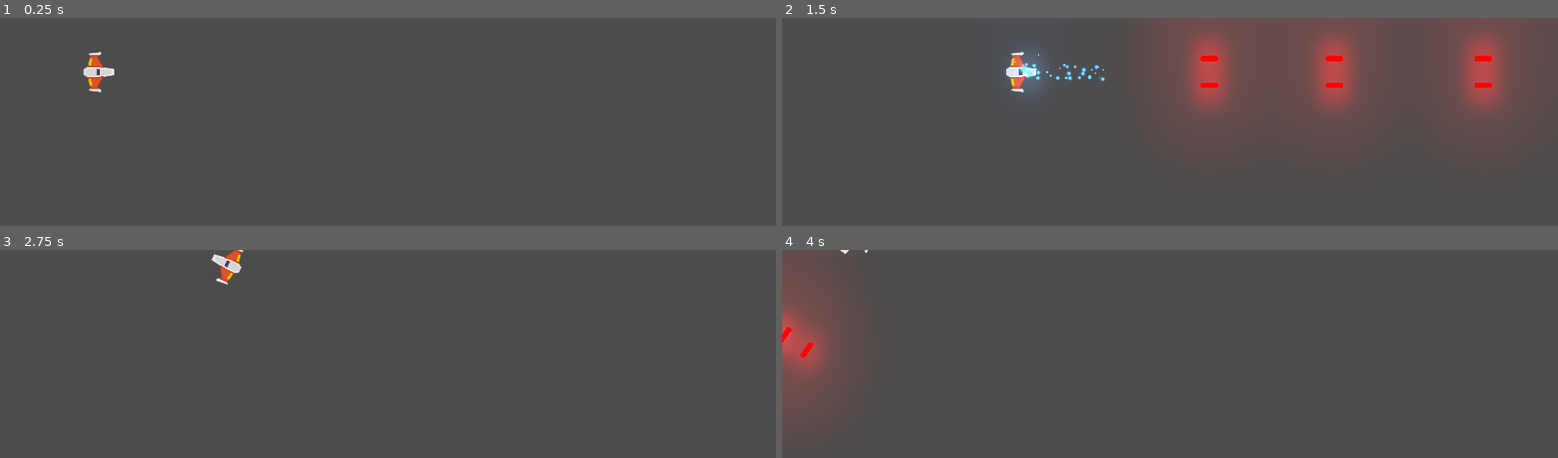
Above: before the commit, frames 1-4 (two rows, left to right).
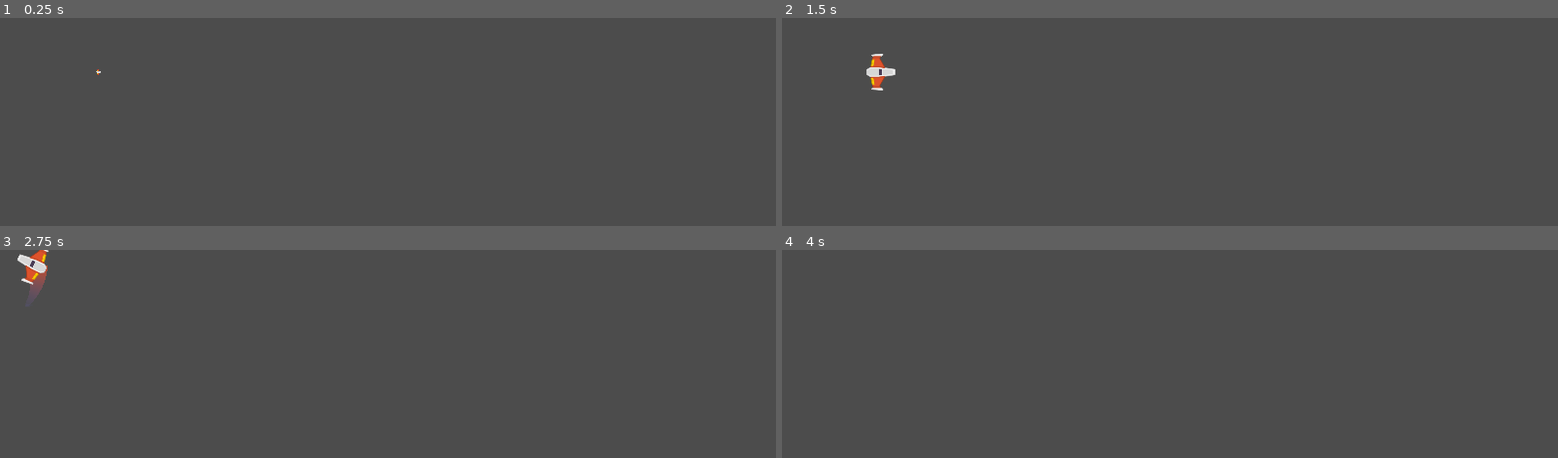
Above: after the commit, the same moments.

Repository: AgustinCampanella/PixelLab-Etapa3
Game: Godot game, scene res://Juego/Niveles/NivelTest.tscn
Same seed, same stepped clock (60 frames per second), same inputs: the game is played once before the commit and once after it.
Inputs:
- Up to frame 1 (0.25 s): no input
- Up to frame 2 (1.5 s): tap Enter at 0.5 s; hold W (mover_adelante) 0.53-1.28 s; hold K (disparo_principal) 0.53-1.28 s; hold S (mover_atras) from 1.28 s (still down); tap L (disparo_secundario) at 1.35 s
- Up to frame 3 (2.75 s): release S (mover_atras) at 2.03 s; hold W (mover_adelante) from 2.03 s (still down); hold A (rotar_antihorario) from 2.03 s (still down)
- Up to frame 4 (4 s): release A (rotar_antihorario) at 2.78 s; tap D (rotar_horario) at 2.85 s; tap Space at 3.5 s; release W (mover_adelante) at 3.53 s; hold S (mover_atras) from 3.53 s (still down); hold K (disparo_principal) from 3.53 s (still down)

The runs differ from the first frame. In frame 1, 0.4% of the frame differs, in the area x 10-15%, y 16-36%; in frame 2, 20%, in the area x 10-97%, y 0-53%; in frame 3, 0.9%; in frame 4, 5.0%.

Commit message:
Se agrega animacion spawn, sonido motor y estados de la nave

Diff:
--- /dev/null
+++ b/Juego/Naves/Player/Estela/Estela.tscn
@@ -0,0 +1,17 @@
+[gd_scene load_steps=4 format=2]
+
+[ext_resource path="res://Juego/Naves/Player/Estela/Trail2D.gd" type="Script" id=1]
+
+[sub_resource type="Curve" id=1]
+_data = [ Vector2( 0, 0 ), 0.0, 1.0, 0, 1, Vector2( 1, 1 ), 1.0, 0.0, 1, 0 ]
+
+[sub_resource type="Gradient" id=2]
+colors = PoolColorArray( 0.294118, 0.356863, 0.670588, 0, 0.788235, 0.301961, 0.164706, 1 )
+
+[node name="Trail2D" type="Line2D"]
+points = PoolVector2Array( 0, 0, 32, 0 )
+width_curve = SubResource( 1 )
+default_color = Color( 1, 1, 1, 1 )
+gradient = SubResource( 2 )
+joint_mode = 2
+script = ExtResource( 1 )
--- /dev/null
+++ b/Juego/Naves/Player/Estela/Trail2D.gd
@@ -0,0 +1,108 @@
+# Draws a 2D trail using Godot's `Line2D`.
+#
+# Instantiate `Trail2D` as a child of a moving node to use it. To control the color, width curve,
+# texture, or trail width, use parameters from the `Line2D` class.
+tool
+
+class_name Estela
+extends Line2D
+
+export var is_emitting := false setget set_emitting
+
+# Distance in pixels between vertices. A higher resolution leads to more details.
+export var resolution := 5.0
+# Life of each point in seconds before it is deleted.
+export var lifetime := 0.5
+# Maximum number of points allowed on the curve.
+export var max_points := 100 setget set_max_points
+
+# Optional path to the target node to follow. If not set, the instance follows its parent.
+export var target_path: NodePath
+
+var _points_creation_time := []
+var _last_point := Vector2.ZERO
+var _clock := 0.0
+var _offset := 0.0
+
+onready var target: Node2D = get_node_or_null(target_path)
+
+
+func _ready() -> void:
+	if not target:
+		target = get_parent() as Node2D
+
+	if Engine.editor_hint:
+		set_process(false)
+		return
+
+	_offset = position.length()
+	set_as_toplevel(true)
+	clear_points()
+	position = Vector2.ZERO
+	_last_point = to_local(target.global_position) + calculate_offset()
+
+
+
+func _process(delta: float) -> void:
+	_clock += delta
+	remove_older()
+
+	if not is_emitting:
+		return
+
+	# Adding new points if necessary.
+	var desired_point := to_local(target.global_position)
+	var distance: float = _last_point.distance_to(desired_point)
+	if distance > resolution:
+		add_timed_point(desired_point, _clock)
+
+
+func set_max_points(valor: int) -> void:
+	max_points = valor
+
+
+# Creates a new point and stores its creation time.
+func add_timed_point(point: Vector2, time: float) -> void:
+	add_point(point + calculate_offset())
+	_points_creation_time.append(time)
+	_last_point = point
+	if get_point_count() > max_points:
+		remove_first_point()
+
+
+# Calculates the offset of the trail from its target.
+func calculate_offset() -> Vector2:
+	return - 1.0 * polar2cartesian(1.0, target.rotation).rotated(- PI / 2) * _offset
+
+
+# Removes the first point in the line and the corresponding time.
+func remove_first_point() -> void:
+	if get_point_count() > 1:
+		remove_point(0)
+	_points_creation_time.pop_front()
+
+
+# Remove points older than `lifetime`.
+func remove_older() -> void:
+	for creation_time in _points_creation_time:
+		var delta = _clock - creation_time
+		if delta > lifetime:
+			remove_first_point()
+		# Points in `_points_creation_time` are ordered from oldest to newest so as soon as a point
+		# isn't older than `lifetime`, we know all remaining points should stay as well.
+		else:
+			break
+
+
+func set_emitting(emitting: bool) -> void:
+	is_emitting = emitting
+	if Engine.editor_hint:
+		return
+
+	if not is_inside_tree():
+		yield(self, "ready")
+
+	if is_emitting:
+		clear_points()
+		_points_creation_time.clear()
+		_last_point = to_local(target.global_position) + calculate_offset()
--- /dev/null
+++ b/Juego/Naves/Player/Motor/MotorSFX.gd
@@ -0,0 +1,35 @@
+class_name Motor
+extends AudioStreamPlayer2D
+
+export var tiempo_transicion:float = 0.6
+export var volumen_apagado:float = -30.0
+
+onready var tween_sonido:Tween = $Tween
+
+var volumen_original:float
+
+func _ready() -> void:
+	volumen_original = volume_db
+	volume_db = volumen_apagado
+
+func sonido_on() -> void:
+	if not playing:
+		play()
+
+	efecto_transicion(volume_db, volumen_original)
+
+
+func sonido_off() -> void:
+	efecto_transicion(volume_db, volumen_apagado)
+
+
+func efecto_transicion(desde_vol:float, hasta_vol:float) -> void:
+	tween_sonido.interpolate_property(
+		self,
+		"volume_db",
+		desde_vol,
+		hasta_vol,
+		tiempo_transicion,
+		Tween.TRANS_LINEAR,
+		Tween.EASE_OUT_IN)
+	tween_sonido.start()
--- /dev/null
+++ b/Juego/Naves/Player/Motor/MotorSFX.tscn
@@ -0,0 +1,12 @@
+[gd_scene load_steps=3 format=2]
+
+[ext_resource path="res://Juego/Naves/Player/motor.ogg" type="AudioStream" id=1]
+[ext_resource path="res://Juego/Naves/Player/Motor/MotorSFX.gd" type="Script" id=2]
+
+[node name="MotorSFX" type="AudioStreamPlayer2D"]
+stream = ExtResource( 1 )
+bus = "SFX"
+script = ExtResource( 2 )
+volumen_apagado = -30.0
+
+[node name="Tween" type="Tween" parent="."]
--- a/Juego/Naves/Player/Player.gd
+++ b/Juego/Naves/Player/Player.gd
@@ -1,18 +1,57 @@
 extends RigidBody2D
+
+## Enums
+enum ESTADO {SPAWN, VIVO, INVENCIBLE, MUERTO}
 
 ## Atributos Export
 export var potencia_motor:int = 20
 export var potencia_rotacion:int = 280
+export var estela_maxima:int = 150
 
 ## Atributos
 var empuje:Vector2 = Vector2.ZERO
 var dir_rotacion:int = 0
+var estado_actual:int = ESTADO.SPAWN
 
 ## Atributos onready
 onready var canion:Canion = $Canion
 onready var laser:RayoLaser = $LaserBeam2D
+onready var estela:Estela = $EstelaPuntoInicio/Estela
+onready var motorsfx:Motor = $MotorSFX
+onready var colisionador:CollisionShape2D = $CollisionShape2D
 
 ## Metodos
+func _ready() -> void:
+	controlador_estados(estado_actual)
+
+
+func controlador_estados(nuevo_estado:int) -> void:
+	match nuevo_estado:
+		ESTADO.SPAWN:
+			colisionador.set_deferred("disabled", true)
+			canion.set_puede_disparar(false)
+		ESTADO.VIVO:
+			colisionador.set_deferred("disabled", false)
+			canion.set_puede_disparar(true)
+		ESTADO.INVENCIBLE:
+			colisionador.set_deferred("disabled", true)
+		ESTADO.MUERTO:
+			colisionador.set_deferred("disabled", true)
+			canion.set_puede_disparar(false)
+			queue_free()
+		_:
+			printerr("Error de estado")
+
+	estado_actual = nuevo_estado
+
+
+func esta_input_activo() -> bool:
+	if estado_actual in [ESTADO.MUERTO, ESTADO.SPAWN]:
+		return false
+
+	return true
+
+
 func _integrate_forces(state: Physics2DDirectBodyState) -> void:
 	apply_central_impulse(empuje.rotated(rotation))
 	apply_torque_impulse(dir_rotacion * potencia_rotacion)
@@ -21,6 +60,9 @@
 	player_input()
 
 func player_input():
+	if not esta_input_activo():
+		return
+
 	#Empuje
 	empuje = Vector2.ZERO
 	if Input.is_action_pressed("mover_adelante"):
@@ -42,8 +84,28 @@
 		canion.set_esta_disparando(false)
 
 func _unhandled_input(event: InputEvent) -> void:
+	if not esta_input_activo():
+		return
+
 	# Disparo Rayo
 	if event.is_action_pressed("disparo_secundario"):
 		laser.set_is_casting(true)
 	elif event.is_action_released("disparo_secundario"):
 		laser.set_is_casting(false)
+
+	#Control Estela y sonido motor
+	if event.is_action_pressed("mover_adelante"):
+		estela.set_max_points(estela_maxima)
+		motorsfx.sonido_on()
+	elif event.is_action_pressed("mover_atras"):
+		estela.set_max_points(0)
+		motorsfx.sonido_on()
+
+	if (event.is_action_released("mover_adelante")
+		or event.is_action_released("mover_atras")):
+			motorsfx.sonido_off()
+
+##Señales internas
+func _on_AnimationPlayer_animation_finished(anim_name: String) -> void:
+	if anim_name == "spawn":
+		controlador_estados(ESTADO.VIVO)
--- a/Juego/Naves/Player/Player.tscn
+++ b/Juego/Naves/Player/Player.tscn
@@ -1,13 +1,48 @@
-[gd_scene load_steps=7 format=2]
+[gd_scene load_steps=12 format=2]
 
 [ext_resource path="res://Juego/Naves/Player/player_orange.png" type="Texture" id=1]
 [ext_resource path="res://Juego/Naves/Player/Player.gd" type="Script" id=2]
 [ext_resource path="res://Juego/Naves/Player/MaterialFisico.tres" type="PhysicsMaterial" id=3]
 [ext_resource path="res://Juego/Proyectiles/Canion.tscn" type="PackedScene" id=4]
 [ext_resource path="res://Juego/Proyectiles/Laser/LaserBeam2D.tscn" type="PackedScene" id=5]
+[ext_resource path="res://Juego/Proyectiles/ProyectilPlayer.tscn" type="PackedScene" id=6]
+[ext_resource path="res://Juego/Naves/Player/Estela/Estela.tscn" type="PackedScene" id=7]
+[ext_resource path="res://Juego/Naves/Player/Motor/MotorSFX.tscn" type="PackedScene" id=8]
 
 [sub_resource type="CircleShape2D" id=1]
 radius = 36.0867
+
+[sub_resource type="Animation" id=2]
+resource_name = "default"
+length = 0.001
+tracks/0/type = "value"
+tracks/0/path = NodePath("Sprite:scale")
+tracks/0/interp = 1
+tracks/0/loop_wrap = true
+tracks/0/imported = false
+tracks/0/enabled = true
+tracks/0/keys = {
+"times": PoolRealArray( 0 ),
+"transitions": PoolRealArray( 1 ),
+"update": 0,
+"values": [ Vector2( 1, 1 ) ]
+}
+
+[sub_resource type="Animation" id=3]
+resource_name = "spawn"
+length = 1.6
+tracks/0/type = "value"
+tracks/0/path = NodePath("Sprite:scale")
+tracks/0/interp = 1
+tracks/0/loop_wrap = true
+tracks/0/imported = false
+tracks/0/enabled = true
+tracks/0/keys = {
+"times": PoolRealArray( 0, 1.6 ),
+"transitions": PoolRealArray( 1, 1 ),
+"update": 0,
+"values": [ Vector2( 0, 0 ), Vector2( 1, 1 ) ]
+}
 
 [node name="Player" type="RigidBody2D"]
 collision_mask = 22
@@ -18,6 +53,7 @@
 
 [node name="Sprite" type="Sprite" parent="."]
 rotation = 1.5708
+scale = Vector2( 1e-05, 1e-05 )
 texture = ExtResource( 1 )
 
 [node name="CollisionShape2D" type="CollisionShape2D" parent="."]
@@ -25,6 +61,7 @@
 
 [node name="Canion" parent="." instance=ExtResource( 4 )]
 position = Vector2( -3.08676, 0 )
+proyectil = ExtResource( 6 )
 
 [node name="PuntoIzquierdo" parent="Canion" index="0"]
 position = Vector2( 0, -33 )
@@ -35,4 +72,23 @@
 [node name="LaserBeam2D" parent="." instance=ExtResource( 5 )]
 position = Vector2( 38.2068, 0 )
 
+[node name="EstelaPuntoInicio" type="Position2D" parent="."]
+position = Vector2( -16.0181, 0 )
+
+[node name="Estela" parent="EstelaPuntoInicio" instance=ExtResource( 7 )]
+points = PoolVector2Array( 0, 0, 60, 0 )
+width = 50.0
+is_emitting = true
+lifetime = 0.6
+max_points = 150
+target_path = NodePath("..")
+
+[node name="MotorSFX" parent="." instance=ExtResource( 8 )]
+
+[node name="AnimationPlayer" type="AnimationPlayer" parent="."]
+autoplay = "spawn"
+anims/default = SubResource( 2 )
+anims/spawn = SubResource( 3 )
+[connection signal="animation_finished" from="AnimationPlayer" to="." method="_on_AnimationPlayer_animation_finished"]
+
 [editable path="Canion"]
--- a/Juego/Niveles/NivelTest.tscn
+++ b/Juego/Niveles/NivelTest.tscn
@@ -10,7 +10,6 @@
 [node name="Player" parent="." instance=ExtResource( 1 )]
 position = Vector2( 244.516, 134.131 )
 z_index = 50
-collision_mask = 22
 gravity_scale = 0.0
 can_sleep = false
 
--- a/Juego/Proyectiles/Canion.gd
+++ b/Juego/Proyectiles/Canion.gd
@@ -13,6 +13,7 @@
 onready var disparo_sfx:AudioStreamPlayer2D = $DisparoSFX
 onready var esta_enfriado:bool = true
 onready var esta_disparando:bool = false setget set_esta_disparando
+onready var puede_disparar:bool = true setget set_puede_disparar
 
 ## Atributos
 var puntos_disparos:Array = []
@@ -20,6 +21,11 @@
 ## Setters y Getters
 func set_esta_disparando(disparando:bool) -> void:
 	esta_disparando = disparando
+
+
+func set_puede_disparar(duenio_puede:bool) -> void:
+	puede_disparar = duenio_puede
+
 
 ## Metodos
 func _ready() -> void:
--- a/project.godot
+++ b/project.godot
@@ -14,6 +14,16 @@
 "language": "GDScript",
 "path": "res://Juego/Proyectiles/Canion.gd"
 }, {
+"base": "Line2D",
+"class": "Estela",
+"language": "GDScript",
+"path": "res://Juego/Naves/Player/Estela/Trail2D.gd"
+}, {
+"base": "AudioStreamPlayer2D",
+"class": "Motor",
+"language": "GDScript",
+"path": "res://Juego/Naves/Player/Motor/MotorSFX.gd"
+}, {
 "base": "Area2D",
 "class": "Proyectil",
 "language": "GDScript",
@@ -26,6 +36,8 @@
 } ]
 _global_script_class_icons={
 "Canion": "",
+"Estela": "",
+"Motor": "",
 "Proyectil": "",
 "RayoLaser": ""
 }
Not shown, added: Juego/Naves/Player/motor.ogg
